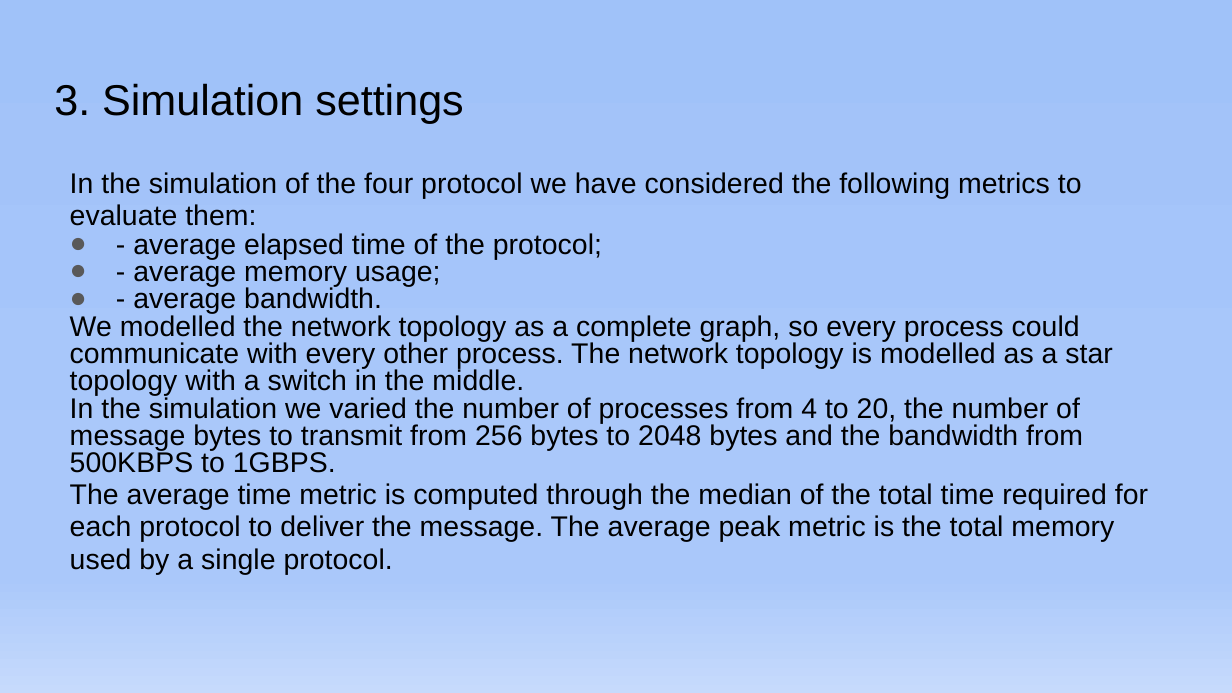
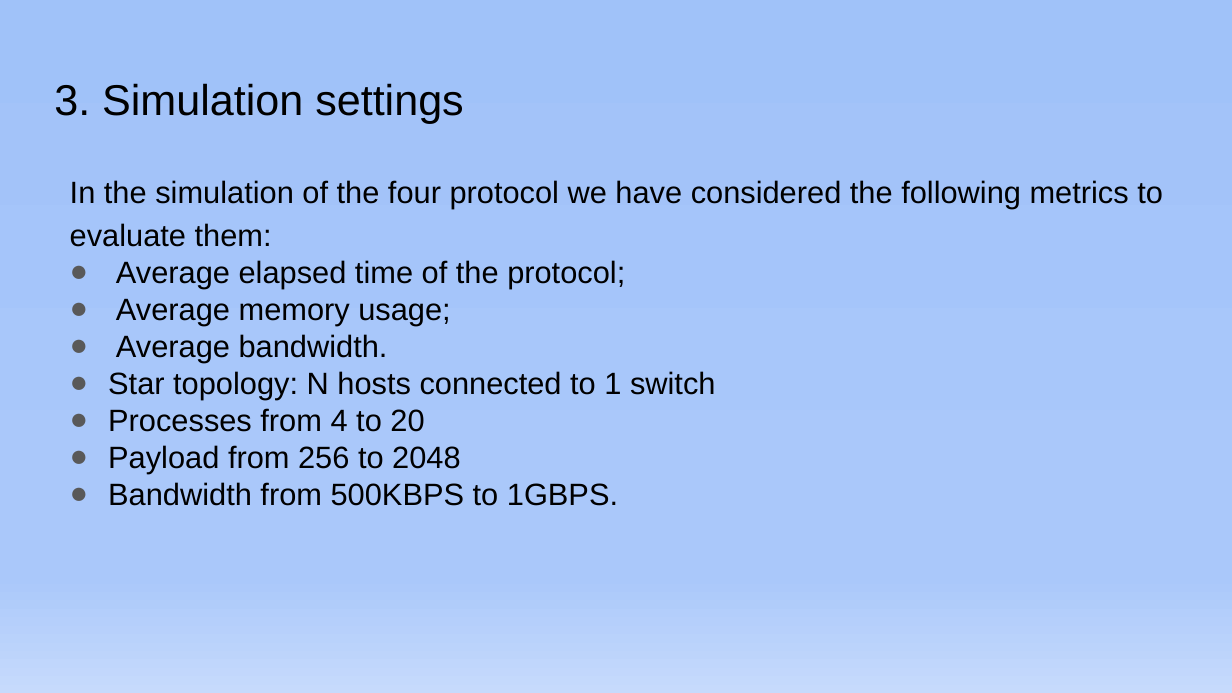
Before and after one commit to GabrieleLerani/Distributed-System-Broadcast-primitive-with-Byzantine-process, a slide deck: slide 11 of Implementation and evaluation of four different Byzantine Reliable Broadcast protocols/DDS_Presentation.pptx. Drawn at 1232x693 pixels with LibreOffice and Linux fonts; fonts in the diff are those of the drawing. Boxes give left, top, right and bottom in pixels: in the first picture for what was removed or moved away, otherwise in the second. Text is boxed around its words. In the diff, an @@ line names an element or a change of style, - is before the commit and + after.

```diff
--- a/Implementation and evaluation of four different Byzantine Reliable Broadcast protocols/DDS_Presentation.pptx
+++ b/Implementation and evaluation of four different Byzantine Reliable Broadcast protocols/DDS_Presentation.pptx
@@ text at [70,180,1163,247]: size 16.6 to 18 pt in "In the simulation of the four protocol ..."; line spacing 0.95 to 1.15 @@
@@ text at [108,260,716,506]: text changed; size 16.6 to 18 pt @@
-● - average elapsed time of the protocol;
-● - average memory usage;
-● - average bandwidth.
-We modelled the network topology as a complete graph, so every process could communicate with every other process. The network topology is modelled as a star topology with a switch in the middle.
-In the simulation we varied the number of processes from 4 to 20, the number of message bytes to transmit from 256 bytes to 2048 bytes and the bandwidth from 500KBPS to 1GBPS.
-The average time metric is computed through the median of the total time required for each protocol to deliver the message. The average peak metric is the total memory used by a single protocol.
+● Average elapsed time of the protocol;
+● Average memory usage;
+● Average bandwidth.
+● Star topology: N hosts connected to 1 switch
+● Processes from 4 to 20
+● Payload from 256 to 2048
+● Bandwidth from 500KBPS to 1GBPS.
```
Also in this commit, not shown: 6 other slides changed.
